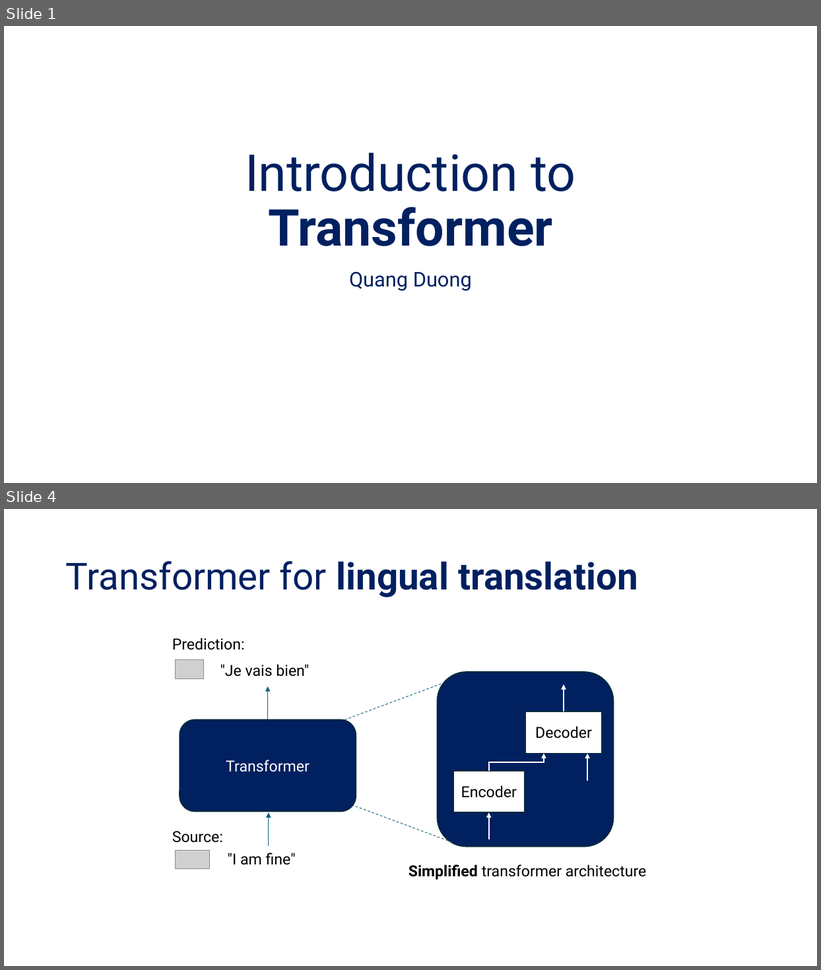
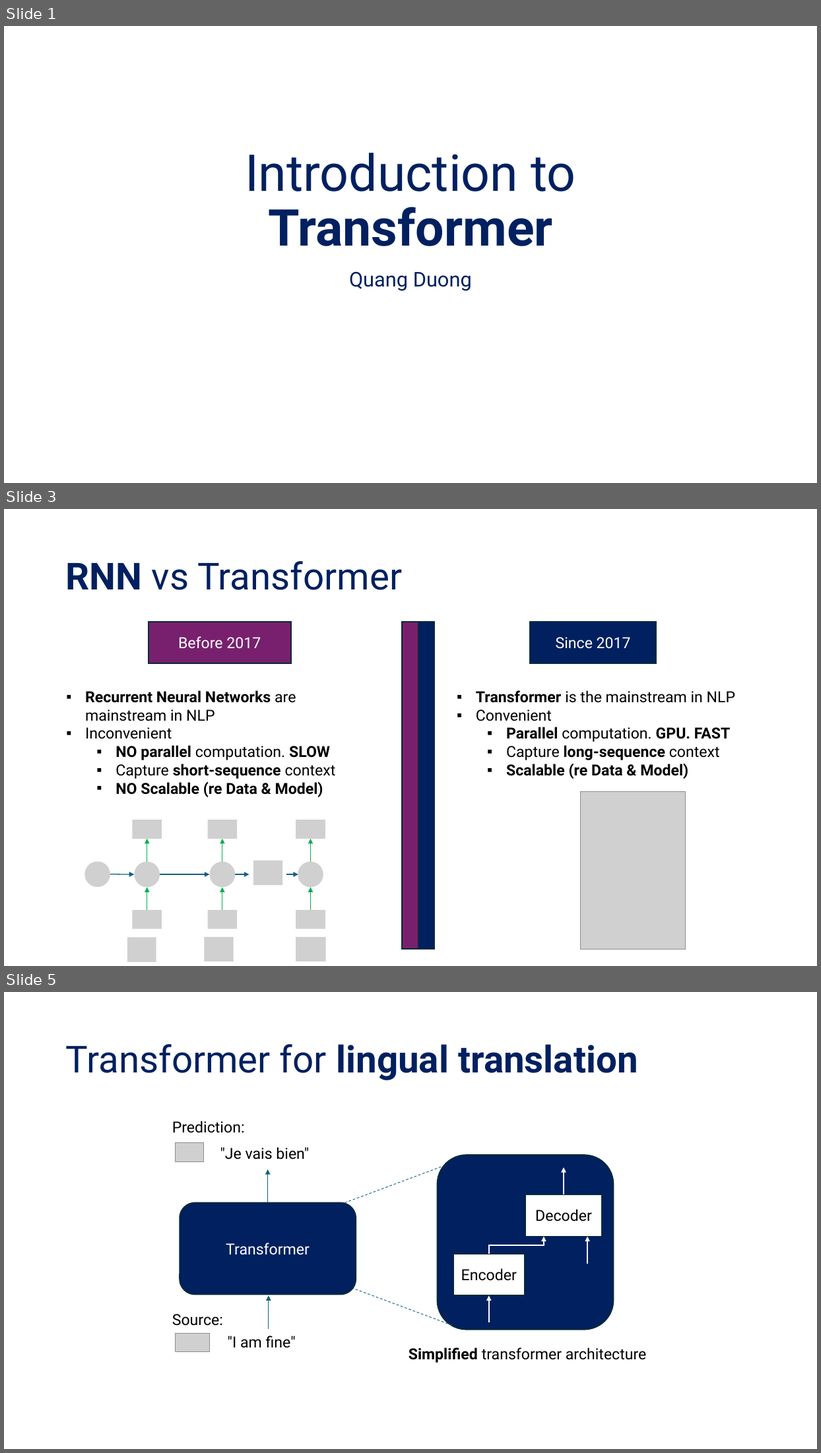
Before and after one commit to tanquangduong/transformer-pt, a slide deck: presentation/Introduction to Transformer.pptx. Shown one above the other, each under a label of ours: slides 1 and 4 before the commit, slides 1, 3 and 5 after it; the slides between them are not shown. The pictures are 821x970 and 821x1453 pixels, drawn with LibreOffice and Linux fonts; fonts in the diff are those of the drawing; grey boxes stand for pictures. Boxes give left, top, right and bottom in pixels: in the first picture for what was removed or moved away, otherwise in the second. Text is boxed around its words. In the diff, an @@ line names an element or a change of style, - is before the commit and + after.

```diff
--- a/presentation/Introduction to Transformer.pptx
+++ b/presentation/Introduction to Transformer.pptx
@@ slide 3 added at bbox=[4, 509, 817, 966], background #FFFFFF @@
@@ title added at bbox=[66, 561, 402, 590], 44 pt, text #002060 @@
+RNN vs Transformer
@@ rectangle added at bbox=[149, 622, 291, 664], fill #78206E, outline #092A39 1.5 pt, 18 pt, text #FFFFFF @@
+Before 2017
@@ rectangle added at bbox=[403, 622, 418, 950], fill #78206E, outline #092A39 1.5 pt @@
@@ rectangle added at bbox=[418, 622, 435, 950], fill #002060, outline #092A39 1.5 pt @@
@@ rectangle added at bbox=[531, 622, 656, 664], fill #002060, outline #092A39 1.5 pt, 18 pt, text #FFFFFF @@
+Since 2017
@@ text added at bbox=[85, 691, 336, 797], 18 pt, text #000000, bold @@
+▪ Recurrent Neural Networks are mainstream in NLP
+▪ Inconvenient
+  ▪ NO parallel computation. SLOW
+  ▪ Capture short-sequence context
+  ▪ NO Scalable (re Data & Model)
@@ text added at bbox=[476, 691, 735, 779], 18 pt, text #000000, bold @@
+▪ Transformer is the mainstream in NLP
+▪ Convenient
+  ▪ Parallel computation. GPU. FAST
+  ▪ Capture long-sequence context
+  ▪ Scalable (re Data & Model)
@@ picture added at bbox=[581, 791, 686, 949] @@
@@ picture added at bbox=[132, 820, 161, 839] @@
@@ picture added at bbox=[208, 820, 237, 839] @@
@@ picture added at bbox=[296, 820, 325, 839] @@
@@ arrow added from (147, 862) to (147, 839), #00B050 1 pt @@
@@ arrow added from (222, 862) to (222, 839), #00B050 1 pt @@
@@ arrow added from (311, 862) to (311, 839), #00B050 1 pt @@
@@ picture added at bbox=[85, 861, 110, 887] @@
@@ picture added at bbox=[135, 862, 160, 888] @@
@@ picture added at bbox=[209, 862, 235, 888] @@
@@ picture added at bbox=[253, 861, 283, 885] @@
@@ picture added at bbox=[298, 862, 323, 888] @@
@@ arrow added from (110, 875) to (135, 875), #156082 1 pt @@
@@ arrow added from (160, 875) to (209, 875), #156082 1 pt @@
@@ arrow added from (235, 875) to (250, 875), #156082 1 pt @@
@@ arrow added from (286, 875) to (298, 875), #156082 1 pt @@
@@ arrow added from (147, 910) to (147, 888), #00B050 1 pt @@
@@ arrow added from (222, 910) to (222, 888), #00B050 1 pt @@
@@ arrow added from (311, 910) to (311, 888), #00B050 1 pt @@
@@ picture added at bbox=[132, 910, 161, 929] @@
@@ picture added at bbox=[208, 910, 237, 929] @@
@@ picture added at bbox=[296, 910, 325, 929] @@
@@ picture added at bbox=[127, 938, 156, 962] @@
@@ picture added at bbox=[204, 937, 234, 962] @@
@@ picture added at bbox=[296, 937, 325, 962] @@
@@ what was slide 4 is now slide 5 @@
```
Also in this commit, not shown: 2 slides changed.
